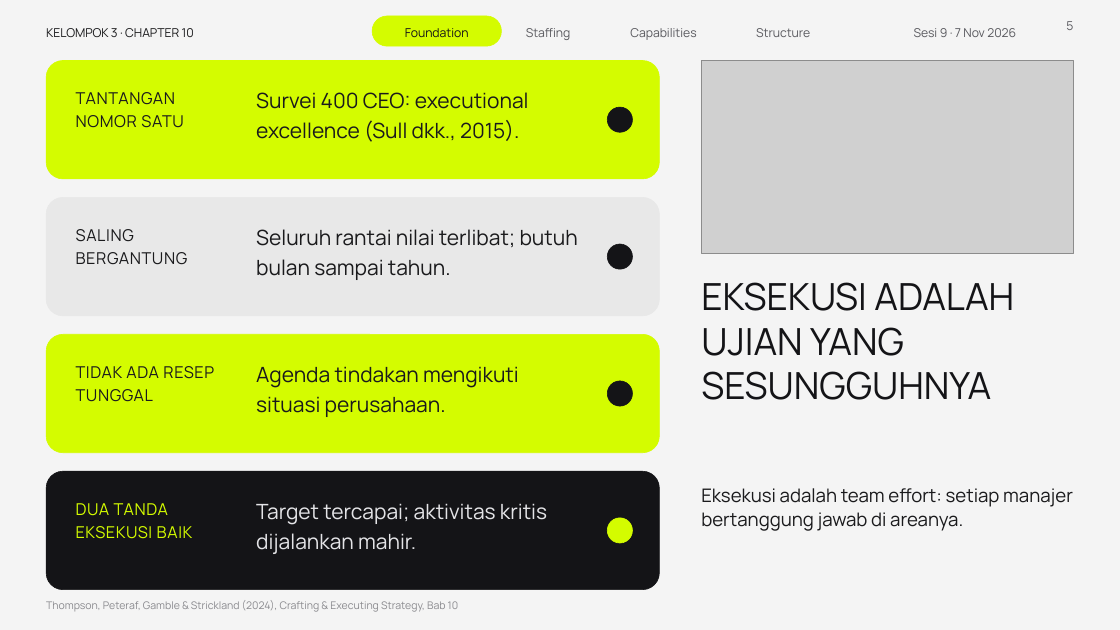
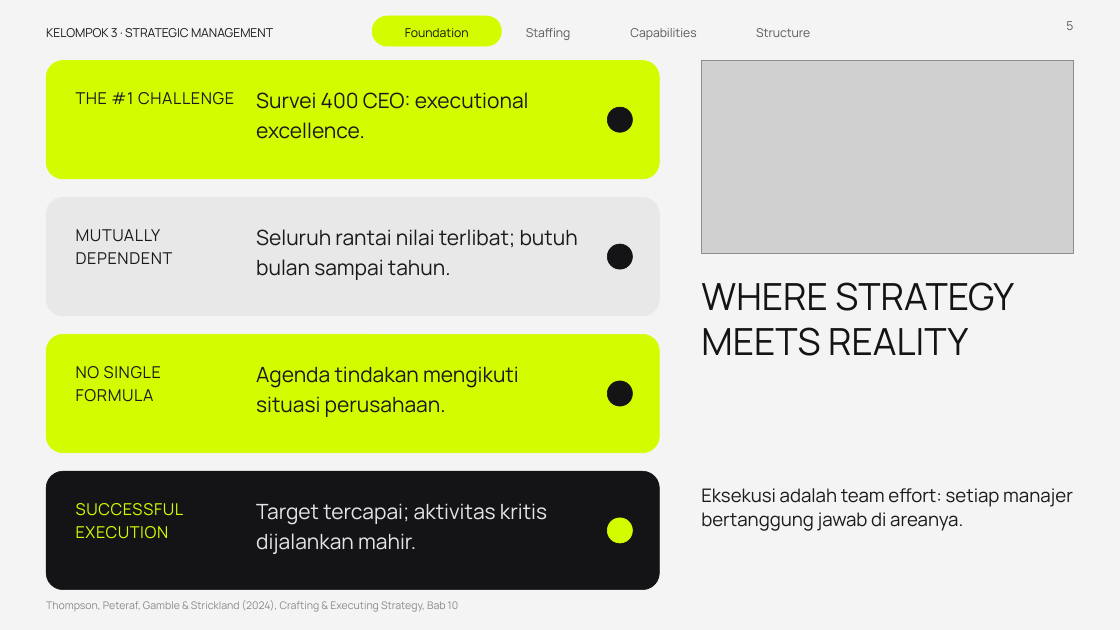
Before and after one commit to aslihabnuri/Dom-Manipulation, a slide deck: slide 5 of presentasi_ch10_kelompok3/SMJKT_Group 3_Aslih_Chapter 10 Strategy Execution.pptx. Drawn at 1120x630 pixels with LibreOffice and Linux fonts; fonts in the diff are those of the drawing; grey boxes stand for pictures; background and template pictures are left out. Boxes give left, top, right and bottom in pixels: in the first picture for what was removed or moved away, otherwise in the second. Text is boxed around its words. In the diff, an @@ line names an element or a change of style, - is before the commit and + after.

```diff
--- a/presentasi_ch10_kelompok3/SMJKT_Group 3_Aslih_Chapter 10 Strategy Execution.pptx
+++ b/presentasi_ch10_kelompok3/SMJKT_Group 3_Aslih_Chapter 10 Strategy Execution.pptx
@@ text at box(46, 28, 273, 37): text changed @@
-KELOMPOK 3 · CHAPTER 10
+KELOMPOK 3 · STRATEGIC MANAGEMENT
@@ text removed at box(914, 28, 1016, 37) @@
-Sesi 9 · 7 Nov 2026
@@ text at box(76, 92, 234, 105): text changed @@
-TANTANGAN NOMOR SATU
+THE #1 CHALLENGE
@@ text at box(256, 92, 529, 139): text changed @@
-Survei 400 CEO: executional excellence (Sull dkk., 2015).
+Survei 400 CEO: executional excellence.
@@ text at box(76, 229, 173, 264): text changed @@
-SALING BERGANTUNG
+MUTUALLY DEPENDENT
@@ text at box(701, 282, 1014, 356): text changed @@
-EKSEKUSI ADALAH UJIAN YANG SESUNGGUHNYA
+WHERE STRATEGY MEETS REALITY
@@ text at box(76, 366, 161, 402): text changed @@
-TIDAK ADA RESEP TUNGGAL
+NO SINGLE FORMULA
@@ text at box(76, 503, 184, 539): text changed @@
-DUA TANDA EKSEKUSI BAIK
+SUCCESSFUL EXECUTION
```
Also in this commit, not shown: 14 other slides changed, 5 slides added, 5 slides removed, 1 other file.
